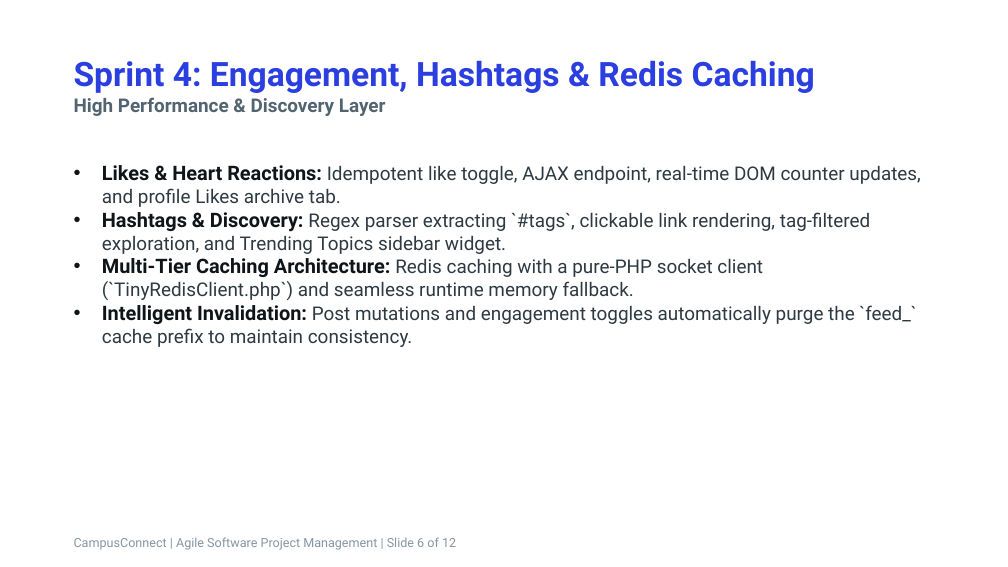
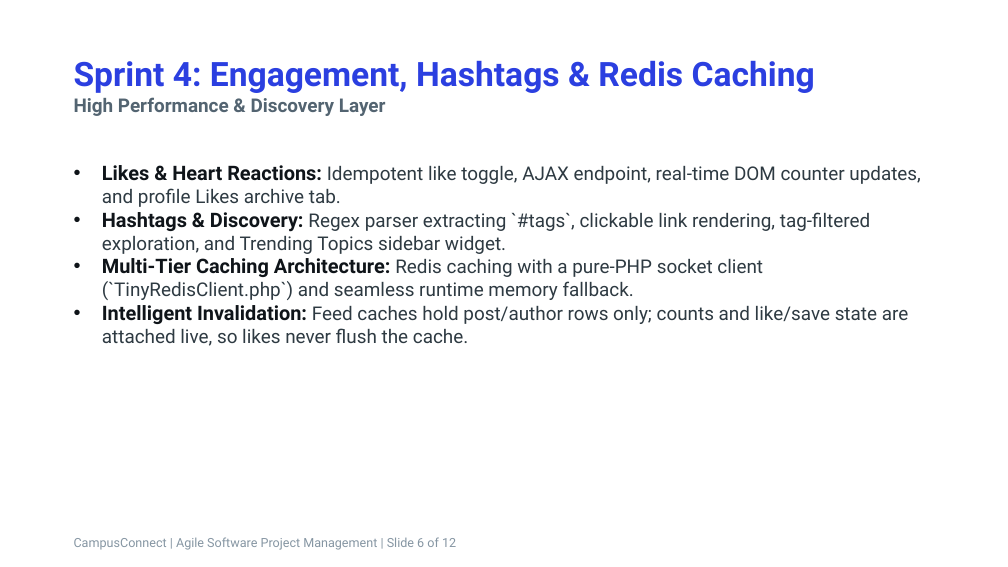
Before and after one commit to muddassir1935/ASPM-PROJECT-, a slide deck: slide 6 of AIR_Presentation.pptx. Drawn at 1008x567 pixels with LibreOffice and Linux fonts; fonts in the diff are those of the drawing. Boxes give left, top, right and bottom in pixels: in the first picture for what was removed or moved away, otherwise in the second. Text is boxed around its words. In the diff, an @@ line names an element or a change of style, - is before the commit and + after.

```diff
--- a/AIR_Presentation.pptx
+++ b/AIR_Presentation.pptx
@@ text at (102,305,908,346): text changed @@
-• Intelligent Invalidation: Post mutations and engagement toggles automatically purge the `feed_` cache prefix to maintain consistency.
+• Intelligent Invalidation: Feed caches hold post/author rows only; counts and like/save state are attached live, so likes never flush the cache.
```
Also in this commit, not shown: 4 other slides changed, 5 other files.
